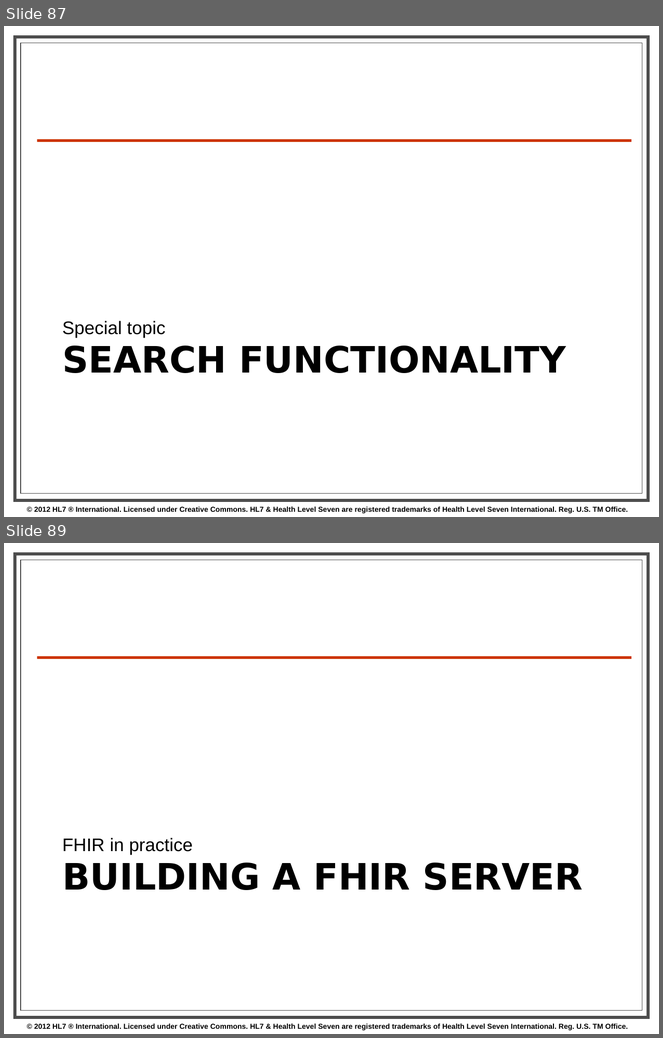
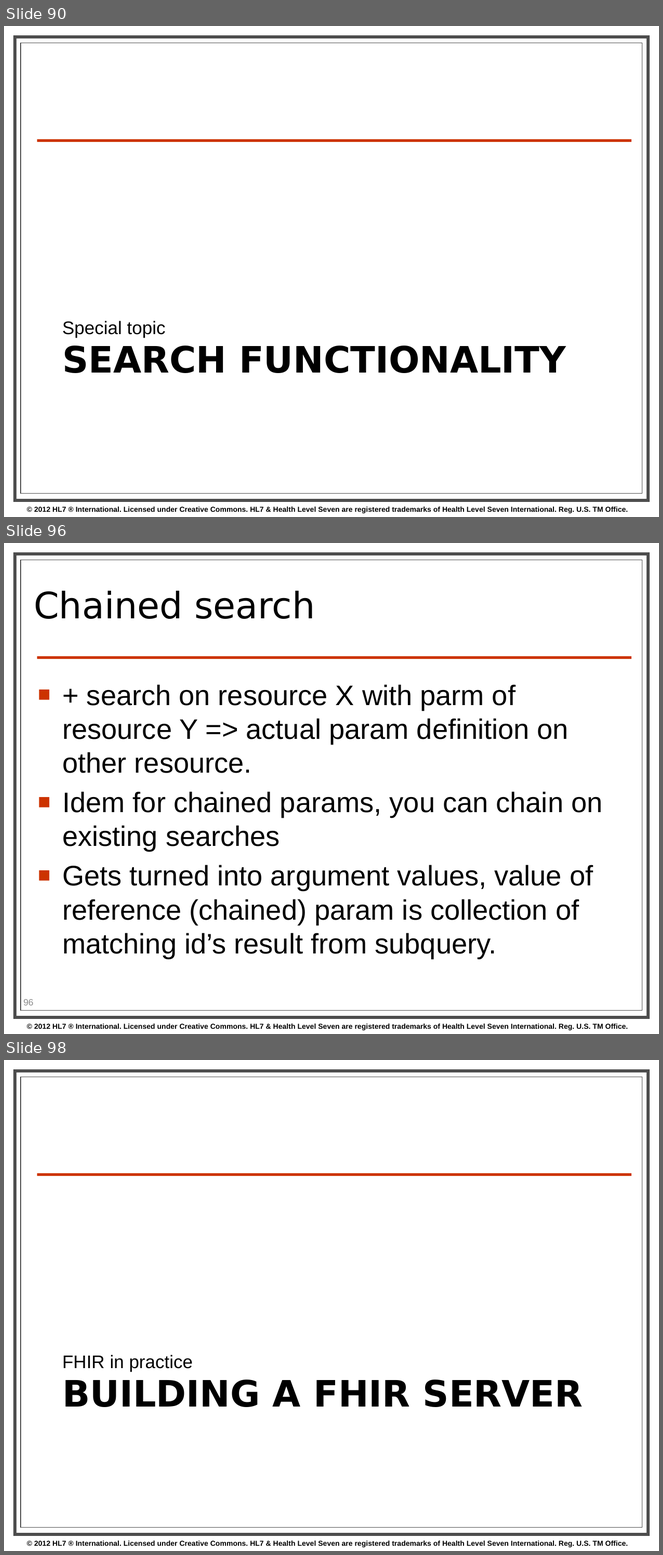
Before and after one commit to vista-novo/fhir, a slide deck: presentations/2013-01 Tutorials/201301 - Phoenix - FhirForDevelopersWGMTutorial.pptx. Shown one above the other, each under a label of ours: slides 87 and 89 before the commit, slides 90, 96 and 98 after it; the slides between them are not shown. The pictures are 663x1038 and 663x1555 pixels, drawn with LibreOffice and Linux fonts; fonts in the diff are those of the drawing; background and template pictures are left out. Boxes give left, top, right and bottom in pixels: in the first picture for what was removed or moved away, otherwise in the second. Text is boxed around its words. In the diff, an @@ line names an element or a change of style, - is before the commit and + after.

```diff
--- a/presentations/2013-01 Tutorials/201301 - Phoenix - FhirForDevelopersWGMTutorial.pptx
+++ b/presentations/2013-01 Tutorials/201301 - Phoenix - FhirForDevelopersWGMTutorial.pptx
@@ slide 96 added at [4, 543, 659, 1034], background #FFFFFF; not listed: 4 template elements that a slide beside it also shows @@
@@ title added at [34, 590, 315, 619], 40 pt, text #000000 @@
+Chained search
@@ text added at [62, 684, 603, 959], 31 pt, text #000000 @@
+■ + search on resource X with parm of resource Y => actual param definition on other resource.
+■ Idem for chained params, you can chain on existing searches
+■ Gets turned into argument values, value of reference (chained) param is collection of matching id’s result from subquery.
@@ page number added at [23, 1000, 33, 1006], 10 pt, text #8C8C8C @@
+96
@@ what was slide 87 is now slide 90 @@
@@ what was slide 89 is now slide 98 @@
```
Also in this commit, not shown: 2 slides changed, 16 other slides added, 3 slides removed.
